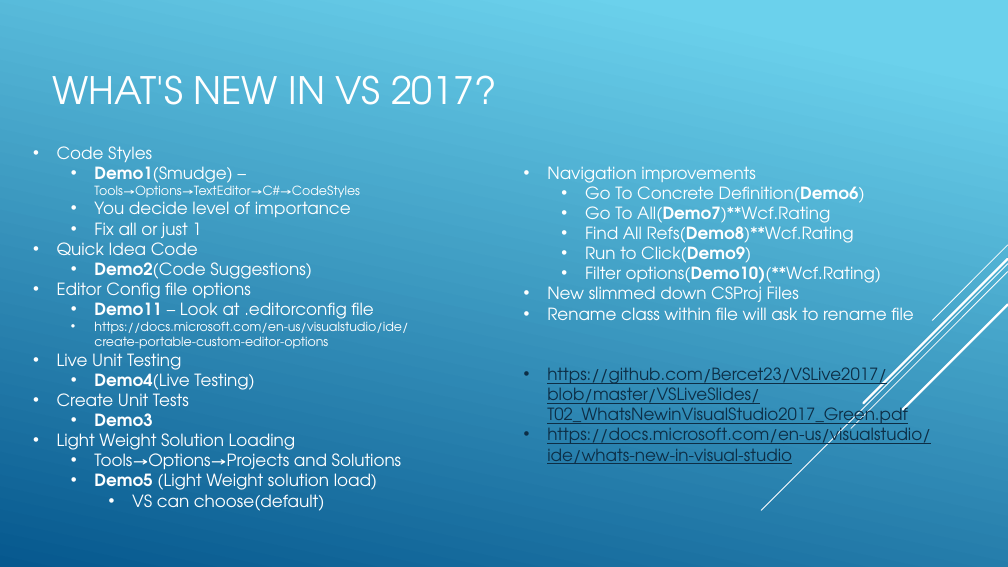
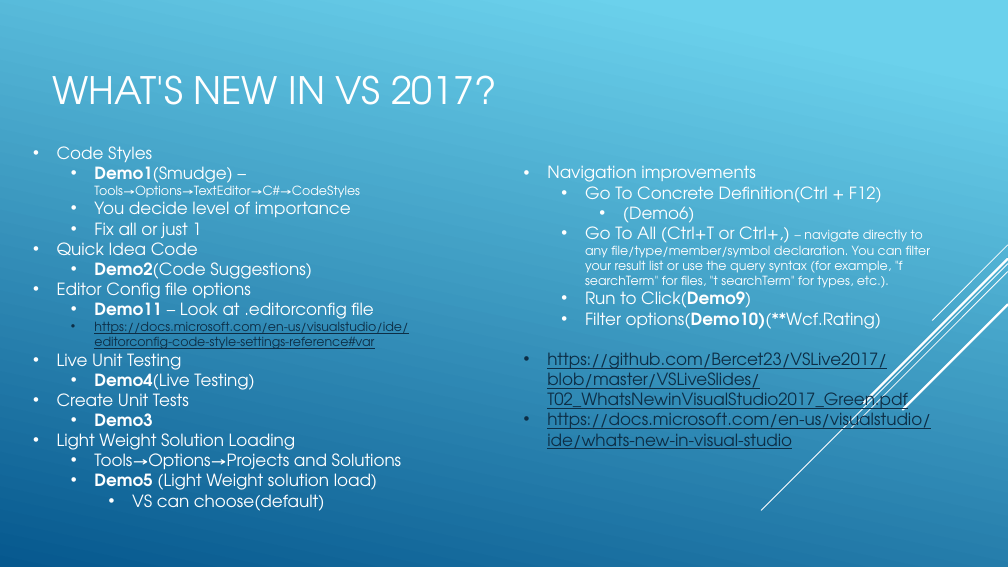
Before and after one commit to Bercet23/VSLive2017, a slide deck: slide 2 of VS LIVE 2017 Chicago.pptx. Drawn at 1008x567 pixels with LibreOffice and Linux fonts; fonts in the diff are those of the drawing. Boxes give left, top, right and bottom in pixels: in the first picture for what was removed or moved away, otherwise in the second. Text is boxed around its words. In the diff, an @@ line names an element or a change of style, - is before the commit and + after.

```diff
--- a/VS LIVE 2017 Chicago.pptx
+++ b/VS LIVE 2017 Chicago.pptx
@@ text at <box>585,181,931,292</box>: text changed; size 16 to 12 pt @@
-  • Go To Concrete Definition(Demo6)
-  • Go To All(Demo7)**Wcf.Rating
-  • Find All Refs(Demo8)**Wcf.Rating
+  • Go To Concrete Definition(Ctrl + F12)
+    • (Demo6)
+  • Go To All (Ctrl+T or Ctrl+,) – navigate directly to any file/type/member/symbol declaration. You can filter your result list or use the query syntax (for example, "f searchTerm" for files, "t searchTerm" for types, etc.).
@@ text at <box>547,282,913,320</box>: paragraphs removed @@
-• New slimmed down CSProj Files
-• Rename class within file will ask to rename file
@@ text at <box>94,318,408,349</box>: text changed; text colour #FFFFFF to #0D2E46 @@
-  • https://docs.microsoft.com/en-us/visualstudio/ide/create-portable-custom-editor-options
+  • https://docs.microsoft.com/en-us/visualstudio/ide/editorconfig-code-style-settings-reference#var
```
Also in this commit, not shown: 3 other slides changed, 4 slides added.
